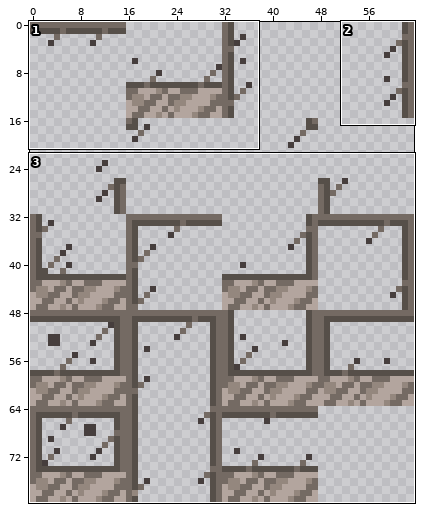
Two versions of one sprite sheet, graphics/images/wall_stone_engraved.png. The first picture is a wide view before the edit; the outline marks the close-up.
Close-up. The starting point:
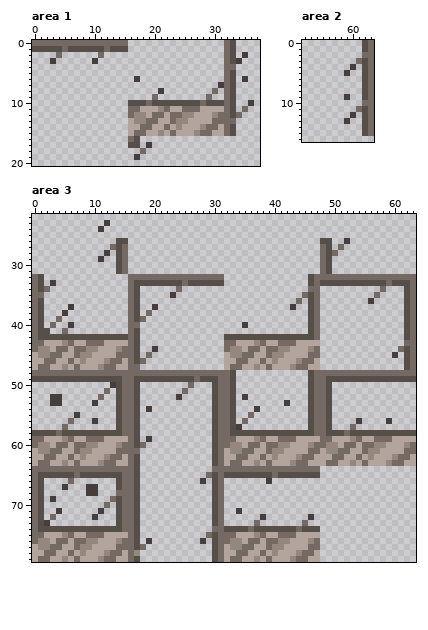
The file is 128x160 pixels, drawn in blocks of 2x2; one block is one cell here. Shown: area 1: x 0..37, y 0..20; area 2: x 52..63, y 0..16; area 3: x 0..63, y 22..79. The commit also changed other parts of the picture, which this record leaves out.
Once edited:
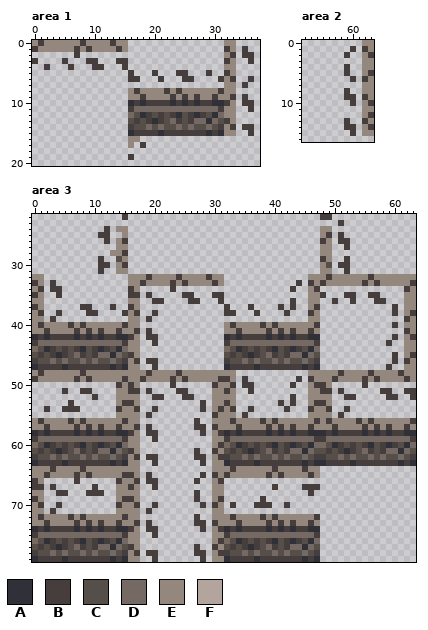
Palette (. is transparent): A #2f3038  B #463e3d  C #564f49  D #746a63  E #94877e  F #b3a59e
Changes in this commit:
Changed rows in their new state; - is an unchanged pixel.
Area 1:
first column x 0:
 0 EBEEEEEEBEEEEBEE----------------EE---
 1 BEEEEEEBEBEEEEBE----------------BE-B-
 2 ----.--B---.--------------------EB--B
 3 B--.-B---B----BB----------------BE.-B
 4 --B---B---BB---B----------------EE---
 5 ----------------B---B---BB---B--BE---
 6 ----------------B----B---BB----BEB-.B
 7 -------------------------------.EE-B-
 8 ----------------EBEEEEBEBEEEEEEBEE---
 9 ----------------EEBEEEEBEBEBEEBEEB-B-
10 ----------------ABABBBBABABABBAABE-B-
11 ----------------B-DDDD-DD---DDDBEE-.B
12 -----------------CABCBCBACBABCA-EE.--
13 ----------------CBCBABC-BCBDDA-CBE---
14 ----------------BCC-CDCCDCDCC-CBEB-BB
15 ----------------ABBBBABBBBBBBABAEE--B
16 ----------------EE-------------------
17 ----------------E.B.-----------------
18 ------------------.------------------
19 ----------------B.-------------------
Area 2:
first column x 59:
 0 ---EE
 1 -B-BE
 2 B--EB
 3 --.EE
 4 B.-EE
 5 ---EB
 6 -B-BE
 7 ---EE
 8 B--EE
 9 -B-BE
10 -B-EB
11 --.EE
12 -.-EB
13 ---BE
14 BB-EB
15 -B-EE
Area 3:
first column x 0:
22 ---------------B--------------------------------BB--------------
23 ------------.--------------------------------------B------------
24 -----------.B-EE--------------------------------EE--------------
25 -----------BB--E--------------------------------EB-B------------
26 ------------B-EB--------------------------------BE-B------------
27 -------------.EE--------------------------------EE-.B-----------
28 ------------.EEB--------------------------------EE.-------------
29 ---------------E--------------------------------BE--B-----------
30 -----------BB-EB--------------------------------E--BB-----------
31 -----------B--EE--------------------------------EE--B-----------
32 EE--------------EEEBEEEEBEEEEBEE--------------EEEBEEEEEEBEEEEEEE
33 BE--------------EEBEEEEBEBEEEEBE------------B-BEBEEEEEEBEBEEEEEB
34 EB.BB-----------BE-----B.------------------B--EB----------.---BE
35 BE--B-----------BB-B---.-BB---BB-------------.EEB---BB--BB----EE
36 EE--------------EE--BB----BB---B-----------B.-EE--B--B--.BB---EE
37 BE----.-BB---B--BE--.-----------B---B----B----EB------------B-EE
38 EB--B.---BB----BEB-.B-----------BB---B----B---BE------------B-EB
39 EE-B.-----------EE.B--------------------------EE--------------BE
40 EBEEEE-EBEEEEEEBEE--------------EBEEEEBEBEEEEEEB------------B-EE
41 EEBEEEEBEBEBEEBEEB-B------------EEBEEEEBEBEBEEBE--------------BE
42 ABABBBBABABABBAABE-BB-----------ABABBBBABABABBAA------------B-EB
43 B-DDDD-DD---DDDBEE--B-----------B-DDDD-DD---DDDB-----------B--EE
44 -CABCBCBACBABCA-EE--.------------CABCBCBACBABCA--------------.EE
45 CBCBABC-BCBDDA-CBE-.------------CBCBABC-BCBDDA-C--------------EB
46 BCC-CDCCDCDCC-CBEB.BB-----------BCC-CDCCDCDCC-CB------------B-BE
47 ABBBBABBBBBBBABAEE--B-----------ABBBBABBBBBBBABA-----------B--EE
48 EBEEEEEEBEEEEEEEEEEBEEEEBEEEEEEEEE------------EEEEEBEEEEBEEEEBEE
49 BEEEEEEBEBEEEEEBEEBEEEEBEBEEEEEBBE-B--------B-BEEEBEEEEBEBEEEEBE
50 -------------.BEBE-----B--.---BEEB-BB------B--EBBE-----B--------
51 -----B--BB--.-EEBB-B----BB----EEBE--B---------EEBB-B------BB--BB
52 ---..-----B.--EEEE--BB--.BB---EEEE-.-------B--EEEE--BB-----BB--B
53 ---..-B---.---EBBE----------B-EEBE-------B.B--EBBE--------------
54 --B--BBB------BEEB-.B-------B-EBEB--B.----B---BEEB--B-----------
55 -------.------EEEE-B----------BEEE-B.---------EEEE-B------------
56 EBEEEEBEBEEEEEEBEE---------B--EEEBEEEEBEBEEEEEEBEBEEEE-EBEEEEEEB
57 EEBEEEEBEBEBEEBEEB-B-------BB-BEEE-EEEEBEBEBEEBEEEBEEEEBEBEBEEBE
58 ABABBBBABABABBAABE-BB-------B-EBABABBBBABABABBAAABABBBBABABABBAA
59 B-DDDD-DD---DDDBEE-.B---------EEB-DDDD-DD---DDDBB-DDDD-DD---DDDB
60 -CABCBCBACBABCA-EE.-----------EB-CABCBCBACBABCA--CABCBCBACBABCA-
61 CBCBABC-BCBDDA-CBE---------B--BECBCBABC-BCBDDA-CCBCBABC-BCBDDA-C
62 BCC-CDCCDCDCC-CBEB-BB------BB-EBBCC-CDCCDCDCC-CBBCC-CDCCDCDCC-CB
63 ABBBBABBBBBBBABAEE--B-------B-EEABBBBABBBBBBBABAABBBBABBBBBBBABA
64 EEEBEEEEBEEEEEEEEE------------EEEBEEEEEEBEEEEBEE----------------
65 EEBEEEEBEBEEEEEBBE-B--------B.BEBEEEEEEBEBEEEEBE----------------
66 BE----.B------BEEB-BB------B.-EB-------.------------------------
67 BB-B-.---.----EEBE--B---------EE--------B----BBB----------------
68 EE--BB-----B--EEEE---------B--EE--------------B-----------------
69 BE-.---------.EBBE---------B--EB------B-------------------------
70 EB--B-------.-BEEB--B-------B-BE-B---BBB--B---------------------
71 EE-B.------.--EEEE-B----------EE--.-----------------------------
72 EBEEEEBEBEEEEEEBEE---------B--EEEBEEEE-EBEEEEEEB----------------
73 EE-EEEEBEBEBEEBEEB-B-------BB-BEEEBEEEEBEBEBEEBE----------------
74 ABABBBBABABABBAABE-BB-------B-EBABABBBBABABABBAA----------------
75 B-DDDD-DD---DDDBEE--B--------.EEB-DDDD-DD---DDDB----------------
76 -CABCBCBACBABCA-EE-.--------.-EB-CABCBCBACBABCA-----------------
77 CBCBABC-BCBDDA-CBE.--------B--BECBCBABC-BCBDDA-C----------------
78 BCC-CDCCDCDCC-CBEB-BB------BB-EBBCC-CDCCDCDCC-CB----------------
79 ABBBBABBBBBBBABAEE--B-------B-EEABBBBABBBBBBBABA----------------
Pixel boxes of the changes (left, top, right, bottom) in both close-ups:
changed: (32, 40, 254, 160)
changed: (344, 40, 374, 136)
changed: (32, 214, 416, 562)
